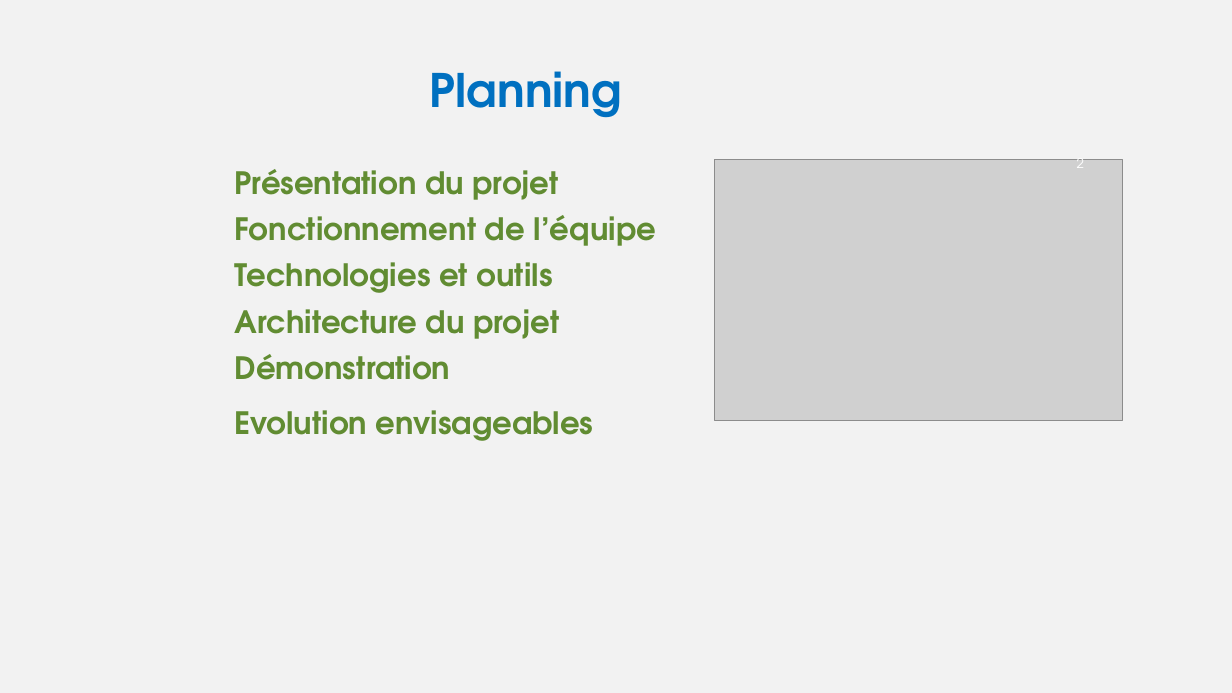
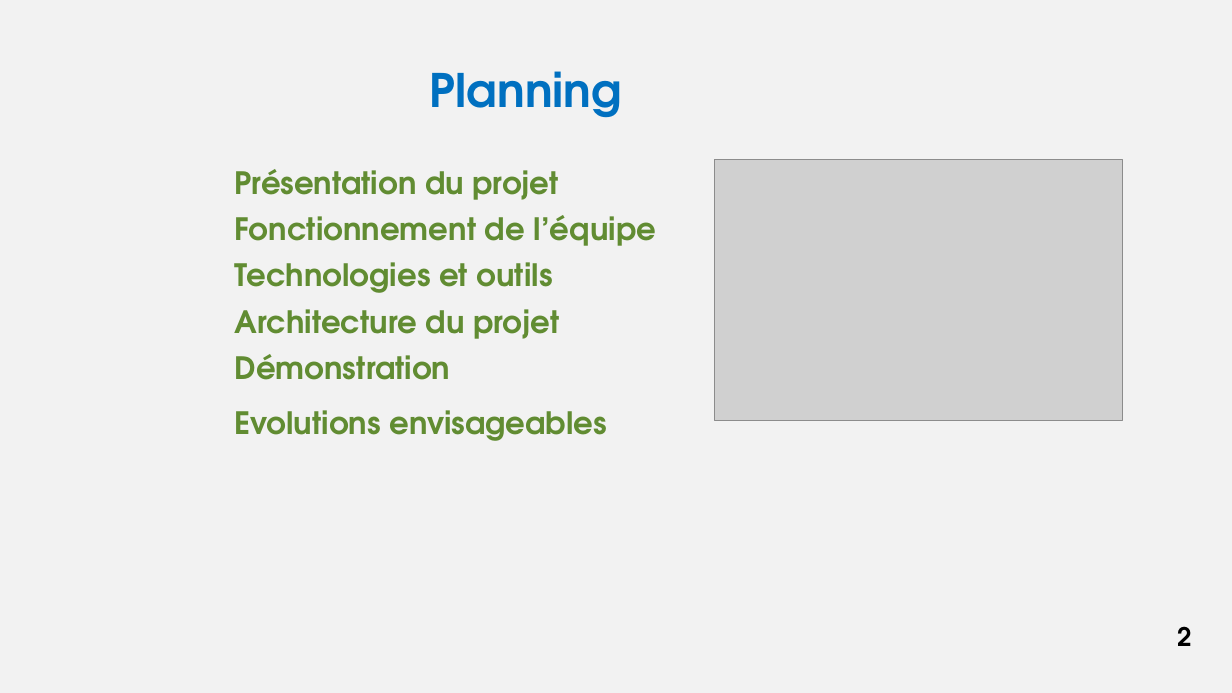
Before and after one commit to Bloc4CESI/Negosud, a slide deck: slide 2 of annexes/PrésentationNegosud.pptm. Drawn at 1232x693 pixels with LibreOffice and Linux fonts; fonts in the diff are those of the drawing; grey boxes stand for pictures; background and template pictures are left out. Boxes give left, top, right and bottom in pixels: in the first picture for what was removed or moved away, otherwise in the second. Text is boxed around its words. In the diff, an @@ line names an element or a change of style, - is before the commit and + after.

```diff
--- a/annexes/PrésentationNegosud.pptm
+++ b/annexes/PrésentationNegosud.pptm
@@ subtitle at (235, 410, 606, 441): text changed @@
-Evolution envisageables
+Evolutions envisageables
@@ page number: place and size @@
-page number at (1077, 158, 1084, 168)
+page number at (1177, 626, 1191, 646)
@@ page number at (1177, 626, 1191, 646): size 10.5 to 20 pt, text colour #FFFFFF to #000000, bold on @@
```
Also in this commit, not shown: 13 other slides changed, 1 slide added, 7 other files.
